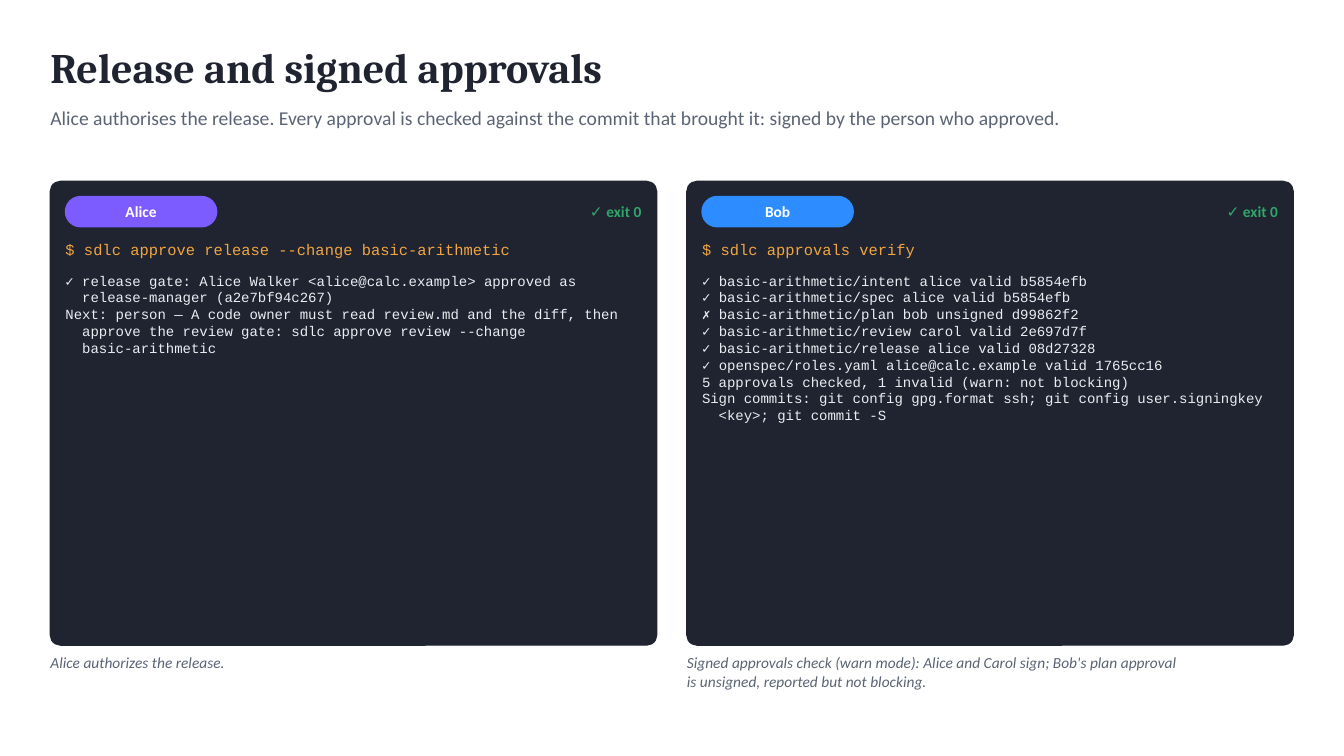
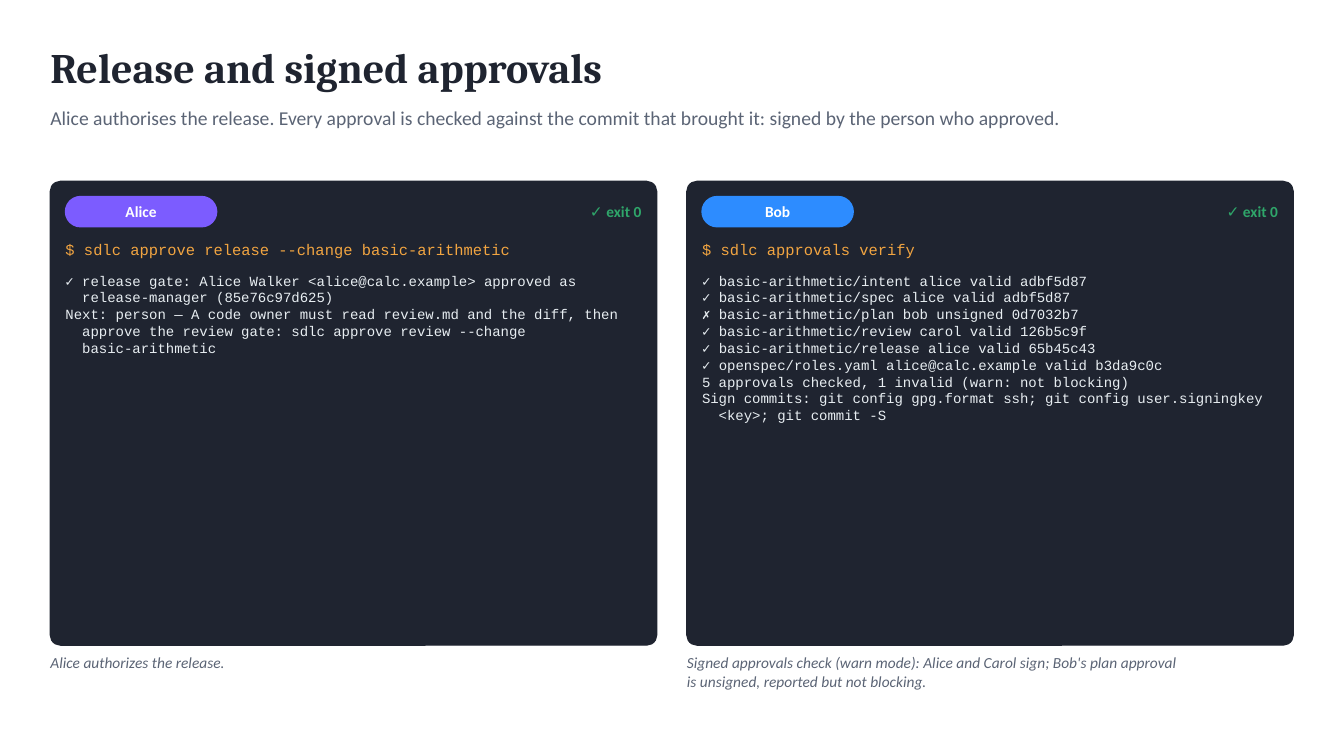
Before and after one commit to marin-ai-tech/sdlc, a slide deck: slide 13 of docs/demo/sdlc-calculator-demo.en.pptx. Drawn at 1344x756 pixels with LibreOffice and Linux fonts; fonts in the diff are those of the drawing. Boxes give left, top, right and bottom in pixels: in the first picture for what was removed or moved away, otherwise in the second. Text is boxed around its words. In the diff, an @@ line names an element or a change of style, - is before the commit and + after.

```diff
--- a/docs/demo/sdlc-calculator-demo.en.pptx
+++ b/docs/demo/sdlc-calculator-demo.en.pptx
@@ text at (82, 292, 333, 305): text changed @@
-release-manager (a2e7bf94c267)
+release-manager (85e76c97d625)
@@ text at (719, 276, 1162, 373): text changed @@
-✓ basic-arithmetic/intent alice valid b5854efb
-✓ basic-arithmetic/spec alice valid b5854efb
-✗ basic-arithmetic/plan bob unsigned d99862f2
-✓ basic-arithmetic/review carol valid 2e697d7f
-✓ basic-arithmetic/release alice valid 08d27328
-✓ openspec/roles.yaml alice@calc.example valid 1765cc16
+✓ basic-arithmetic/intent alice valid adbf5d87
+✓ basic-arithmetic/spec alice valid adbf5d87
+✗ basic-arithmetic/plan bob unsigned 0d7032b7
+✓ basic-arithmetic/review carol valid 126b5c9f
+✓ basic-arithmetic/release alice valid 65b45c43
+✓ openspec/roles.yaml alice@calc.example valid b3da9c0c
```
Also in this commit, not shown: 6 other slides changed, 36 other files.
